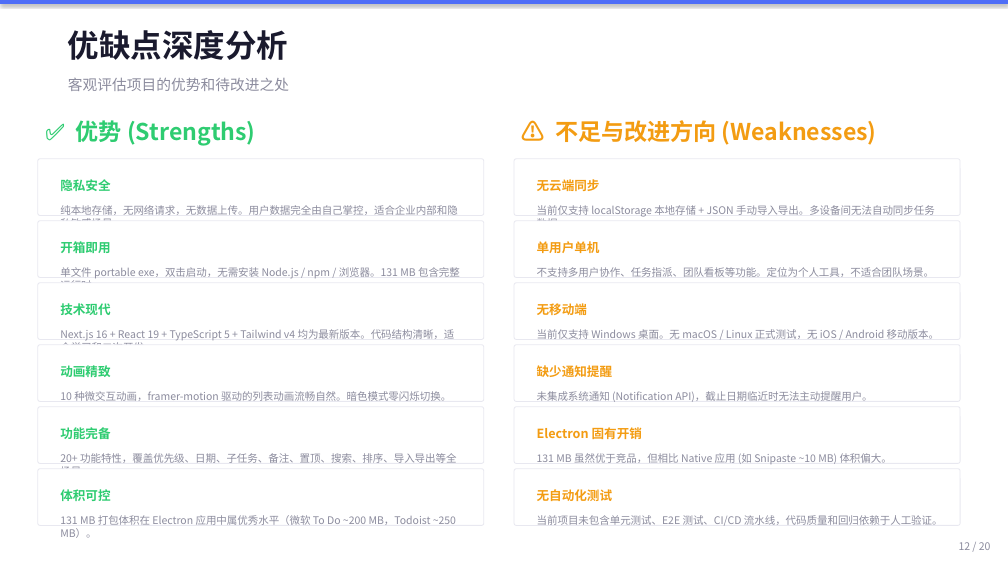
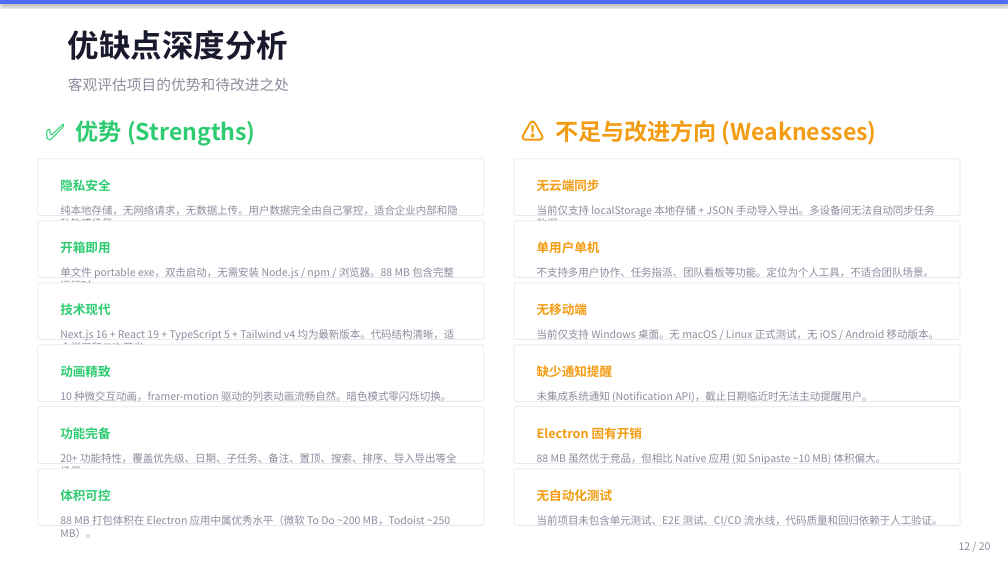
Before and after one commit to jackaaron01/ds_todo, a slide deck: slide 12 of ds_todo_presentation.pptx. Drawn at 1008x567 pixels with LibreOffice and Linux fonts; fonts in the diff are those of the drawing. Boxes give left, top, right and bottom in pixels: in the first picture for what was removed or moved away, otherwise in the second. Text is boxed around its words. In the diff, an @@ line names an element or a change of style, - is before the commit and + after.

```diff
--- a/ds_todo_presentation.pptx
+++ b/ds_todo_presentation.pptx
@@ text at (60,267,454,283): text changed @@
-单文件 portable exe，双击启动，无需安装 Node.js / npm / 浏览器。131 MB 包含完整运行时。
+单文件 portable exe，双击启动，无需安装 Node.js / npm / 浏览器。88 MB 包含完整运行时。
@@ text at (537,453,886,464): text changed @@
-131 MB 虽然优于竞品，但相比 Native 应用 (如 Snipaste ~10 MB) 体积偏大。
+88 MB 虽然优于竞品，但相比 Native 应用 (如 Snipaste ~10 MB) 体积偏大。
@@ text at (60,515,450,525): text changed @@
-131 MB 打包体积在 Electron 应用中属优秀水平（微软 To Do ~200 MB，Todoist ~250 MB）。
+88 MB 打包体积在 Electron 应用中属优秀水平（微软 To Do ~200 MB，Todoist ~250 MB）。
```
Also in this commit, not shown: 8 other slides changed, 18 other files.
